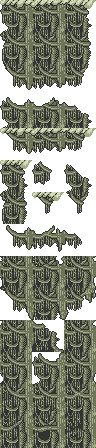
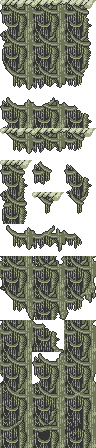
Two versions of the same layered image (w=96, h=448). Layer-by-layer changes:
painted on "Layer 32" over [left=34, top=341, right=52, bottom=352]
